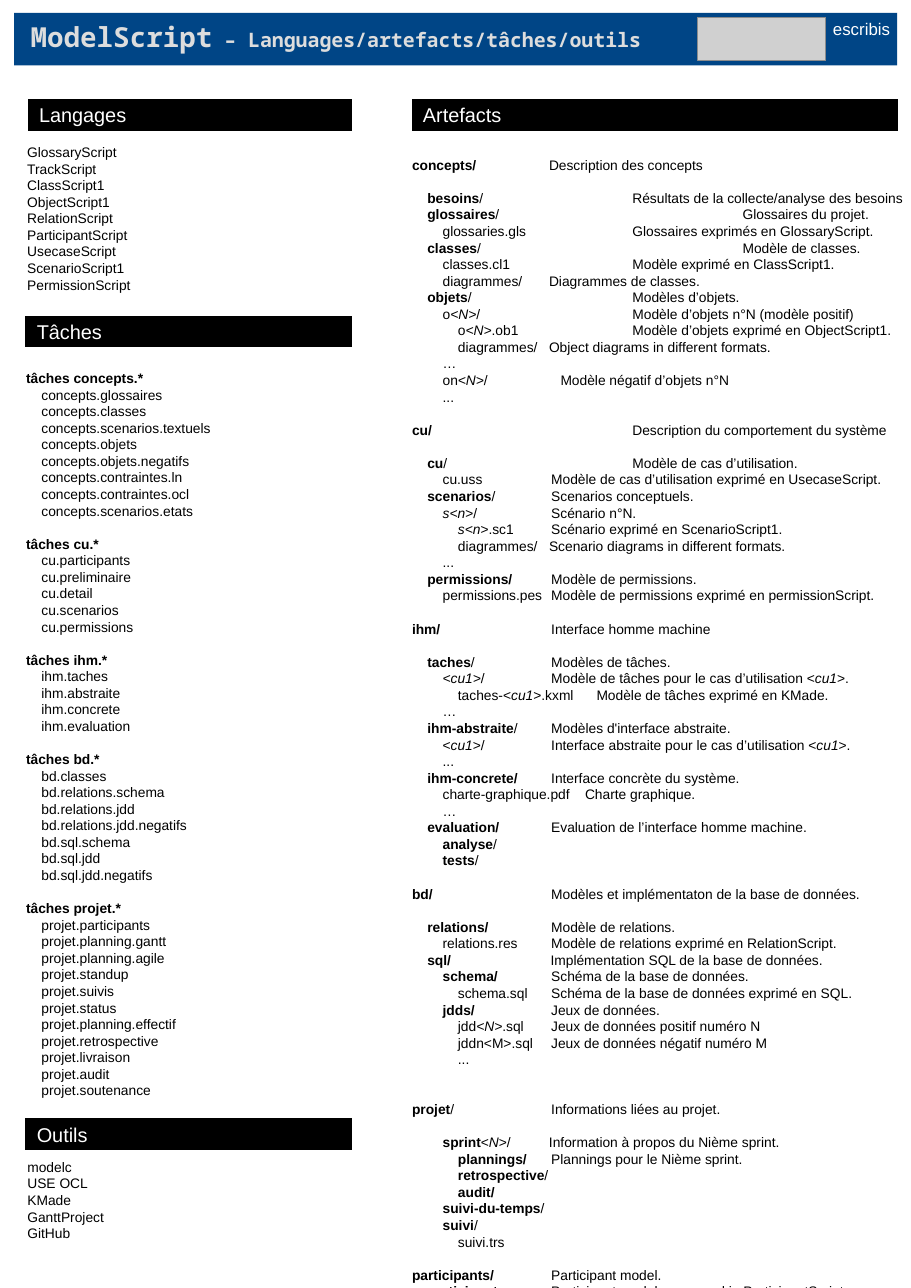
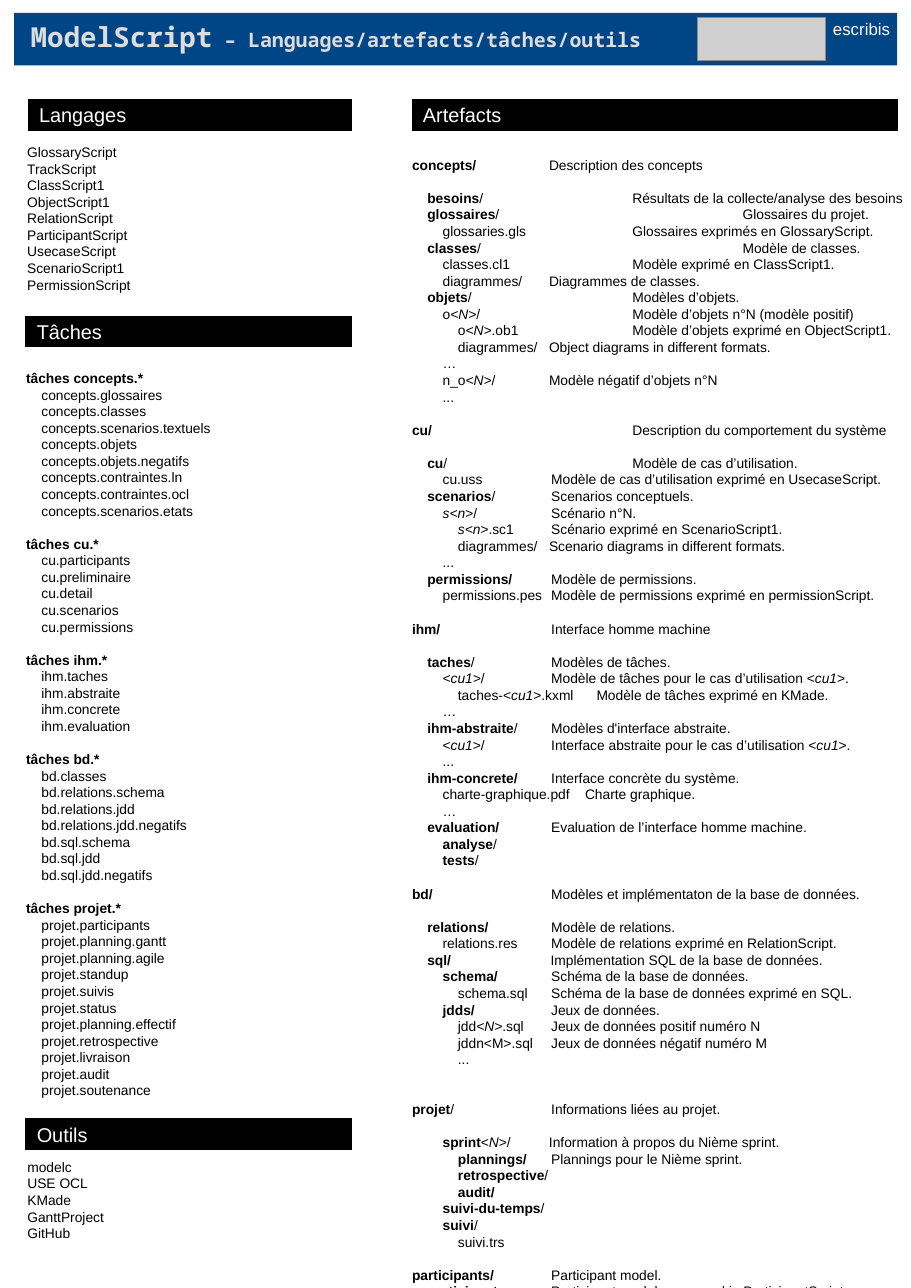
Before and after one commit to ScribesZone/ModelScript, a slide deck: slide 1 of docs/dist/ModelScript-CheatSheet-2.odp. Drawn at 911x1288 pixels with LibreOffice and Linux fonts; fonts in the diff are those of the drawing; grey boxes stand for pictures. Boxes give left, top, right and bottom in pixels: in the first picture for what was removed or moved away, otherwise in the second. Text is boxed around its words. In the diff, an @@ line names an element or a change of style, - is before the commit and + after.

```diff
--- a/docs/dist/ModelScript-CheatSheet-2.odp
+++ b/docs/dist/ModelScript-CheatSheet-2.odp
@@ text at (443, 375, 717, 388): text changed @@
-on<N>/ Modèle négatif d’objets n°N
+n_o<N>/ Modèle négatif d’objets n°N
```
Also in this commit, not shown: 2 other files.
